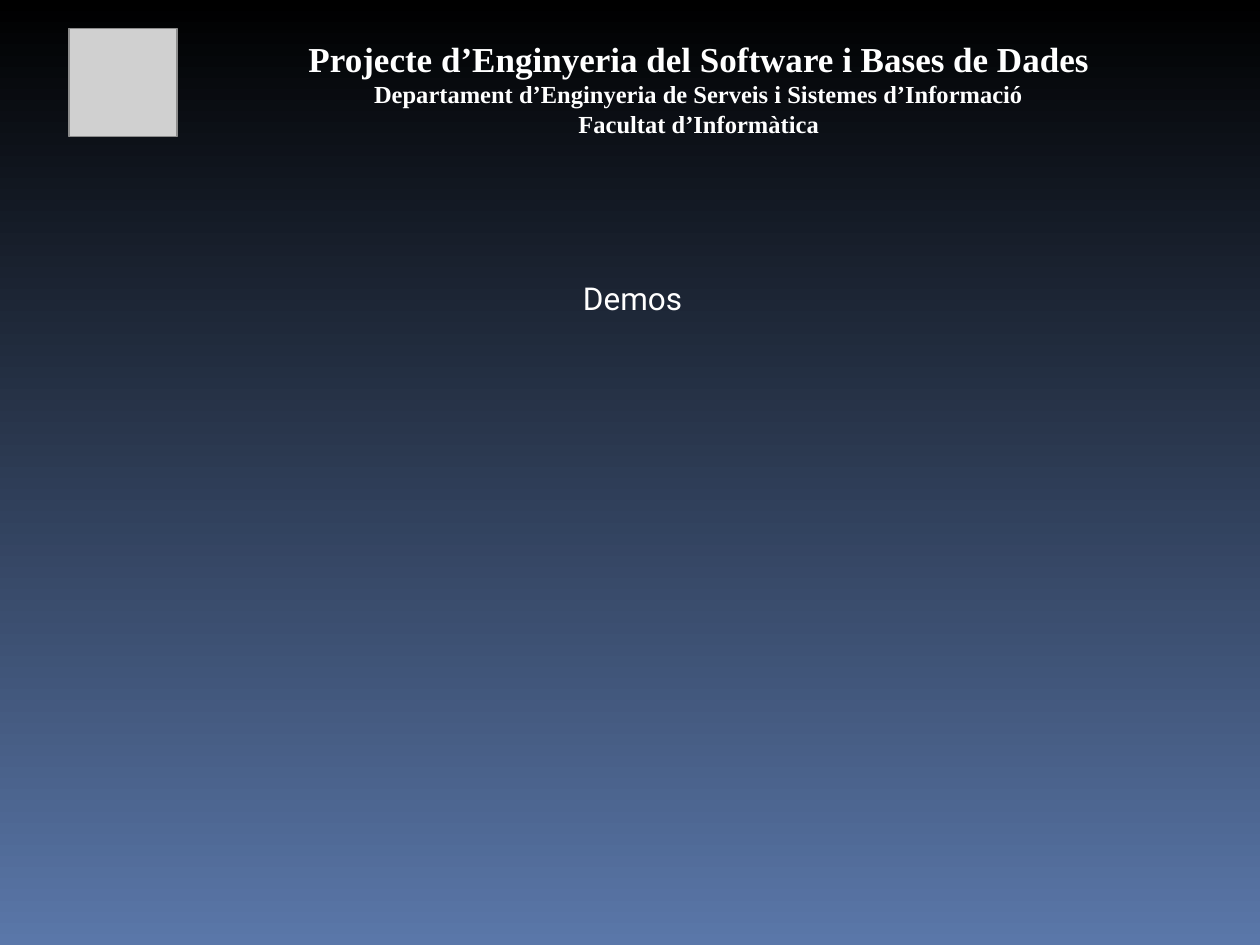
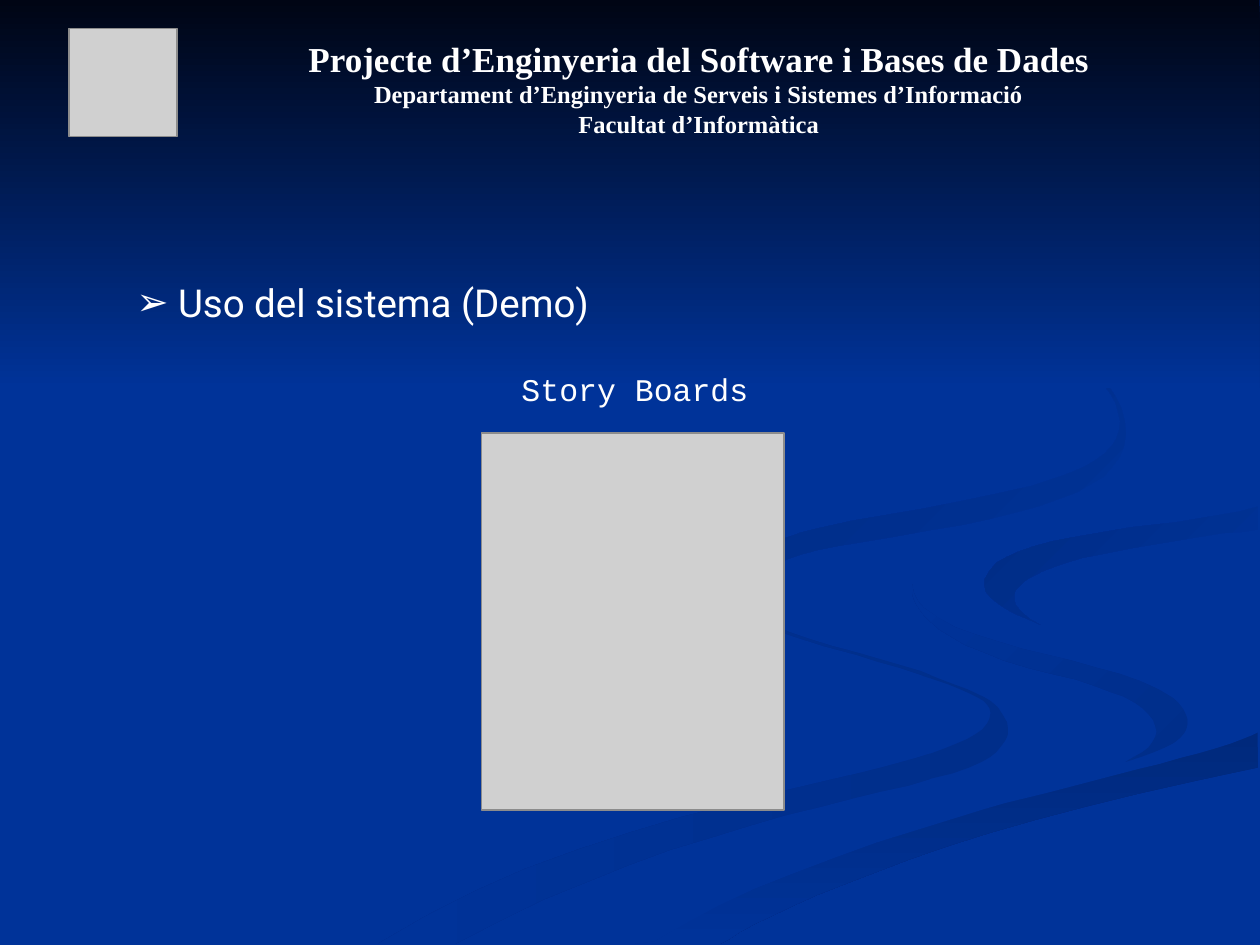
Before and after one commit to mvm9289/escfib, a slide deck: slide 19 of Docs/0910Q2-08-E-1.0-Presentacion.ppt (slide 20 before the commit). Drawn at 1260x945 pixels with LibreOffice and Linux fonts; fonts in the diff are those of the drawing; grey boxes stand for pictures. Boxes give left, top, right and bottom in pixels: in the first picture for what was removed or moved away, otherwise in the second. Text is boxed around its words. In the diff, an @@ line names an element or a change of style, - is before the commit and + after.

```diff
--- a/Docs/0910Q2-08-E-1.0-Presentacion.ppt
+++ b/Docs/0910Q2-08-E-1.0-Presentacion.ppt
@@ background gradient #000000 to #5A77A9 to #003399 @@
@@ group added at [0, 0, 1260, 944]: 7 freeform shapes @@
@@ text at [178, 286, 589, 326]: text changed; size 18 to 22 pt @@
-Demos
+➢ Uso del sistema (Demo)
@@ text added at [521, 378, 748, 408], 18 pt, text #FFFFFF @@
+Story Boards
@@ picture added at [481, 433, 784, 810] @@
```
Also in this commit, not shown: 23 other slides changed, 1 slide removed.
